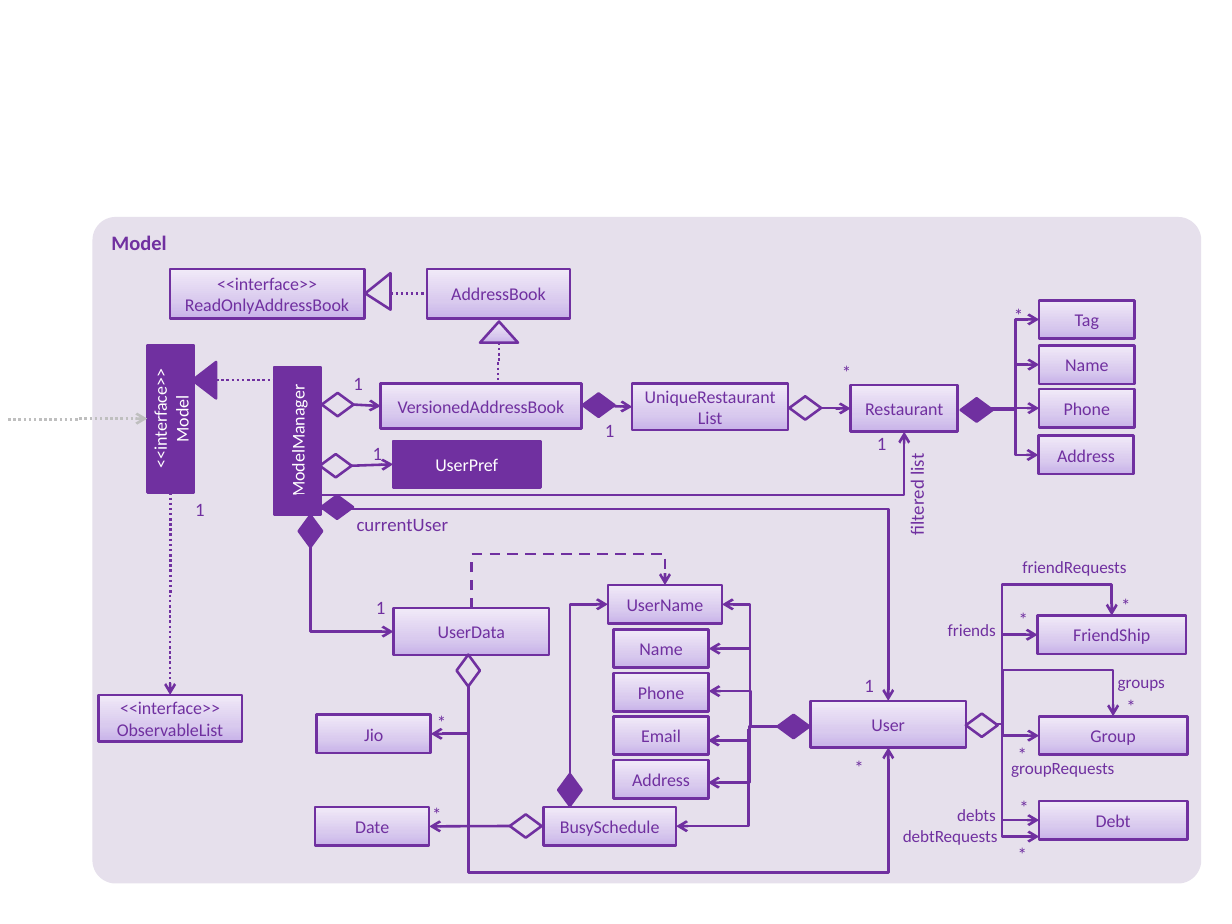
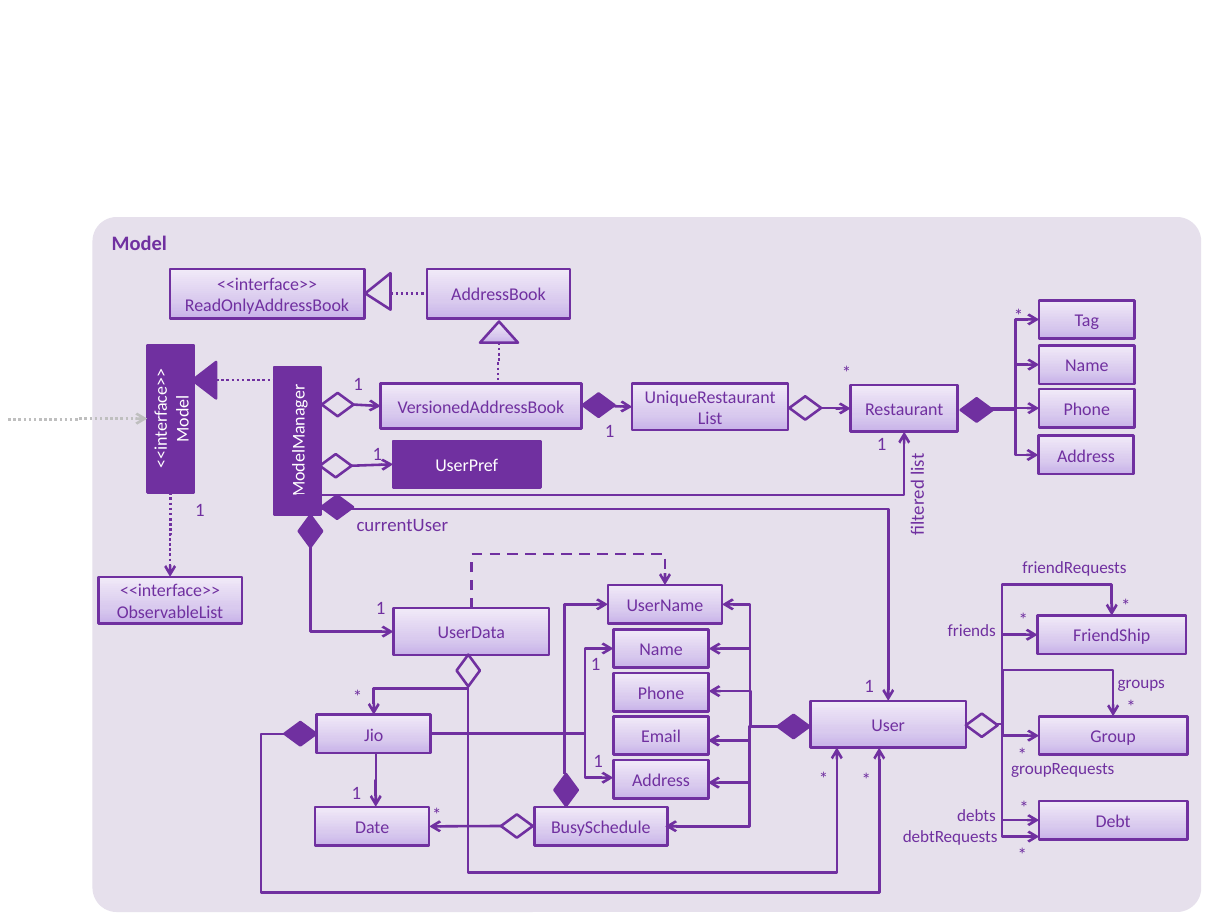
Before and after one commit to yewwoei/main, a slide deck: slide 1 of docs/diagrams/ModelComponentClassDiagram.pptx. Drawn at 1232x924 pixels with LibreOffice and Linux fonts; fonts in the diff are those of the drawing. Boxes give left, top, right and bottom in pixels: in the first picture for what was removed or moved away, otherwise in the second. Text is boxed around its words. In the diff, an @@ line names an element or a change of style, - is before the commit and + after.

```diff
--- a/docs/diagrams/ModelComponentClassDiagram.pptx
+++ b/docs/diagrams/ModelComponentClassDiagram.pptx
@@ rounded rectangle "Model": place and size @@
-rounded rectangle "Model" at box(92, 217, 1201, 883)
+rounded rectangle "Model" at box(92, 217, 1201, 912)
@@ elbow arrow moved from (170, 493) - (170, 695) to (170, 493) - (170, 577) @@
@@ rectangle "<<interface>> ObservableList": place and size @@
-rectangle "<<interface>> ObservableList" at box(99, 695, 243, 742)
+rectangle "<<interface>> ObservableList" at box(99, 577, 243, 623)
@@ elbow arrow moved from (570, 774) - (607, 605) to (564, 774) - (607, 605) @@
@@ elbow arrow added from (431, 734) to (614, 648), #7030A0 1.5 pt @@
@@ text added at box(591, 658, 601, 670), 11 pt, text #7030A0 @@
+1
@@ text "*": place and size @@
-text "*" at box(429, 711, 455, 736)
+text "*" at box(345, 685, 371, 710)
@@ elbow arrow moved from (468, 689) - (431, 734) to (468, 689) - (373, 715) @@
@@ elbow arrow moved from (468, 686) - (888, 748) to (468, 686) - (837, 748) @@
@@ elbow line added from (317, 734) to (777, 893), #7030A0 1.5 pt @@
@@ diamond added at box(285, 722, 317, 745), fill #7030A0, outline #7030A0 1.5 pt @@
@@ elbow arrow added from (431, 734) to (614, 777), #7030A0 1.5 pt @@
@@ elbow arrow moved from (748, 729) - (676, 827) to (749, 732) - (665, 827) @@
@@ elbow arrow added from (772, 893) to (880, 748), #7030A0 1.5 pt @@
@@ elbow arrow added from (376, 754) to (376, 807), #7030A0 1.5 pt @@
@@ diamond: place and size @@
-diamond at box(559, 774, 582, 806)
+diamond at box(555, 774, 578, 806)
@@ text added at box(593, 755, 603, 767), 11 pt, text #7030A0 @@
+1
@@ text "*": place and size @@
-text "*" at box(846, 756, 872, 781)
+text "*" at box(811, 766, 837, 791)
@@ text added at box(854, 768, 880, 792), 11 pt, text #7030A0 @@
+*
@@ text added at box(352, 787, 362, 799), 11 pt, text #7030A0 @@
+1
@@ rectangle "BusySchedule": place and size @@
-rectangle "BusySchedule" at box(543, 807, 676, 845)
+rectangle "BusySchedule" at box(535, 807, 668, 845)
@@ arrow moved from (510, 825) - (429, 827) to (501, 825) - (429, 827) @@
@@ diamond: place and size @@
-diamond at box(510, 814, 542, 838)
+diamond at box(501, 814, 533, 838)
```
Also in this commit, not shown: 4 other files.
